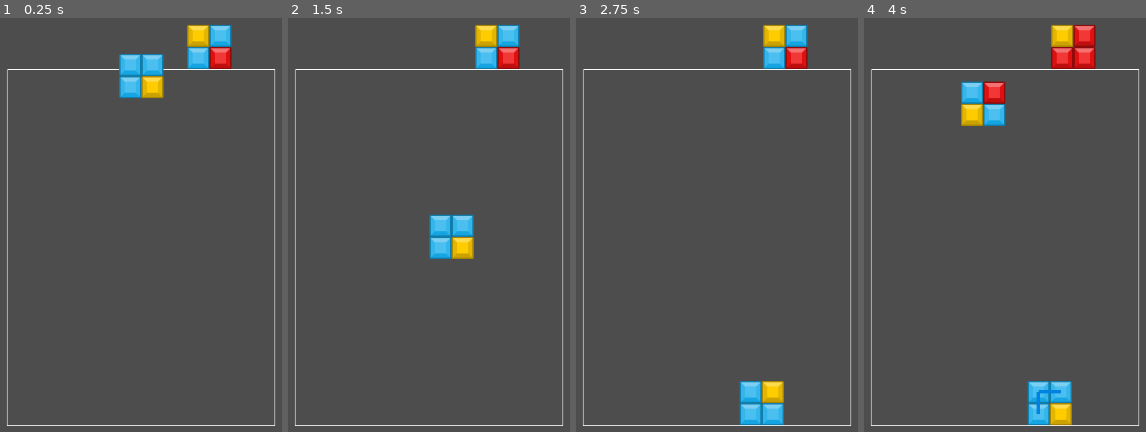
Above: before the commit, frames 1-4 (left to right).
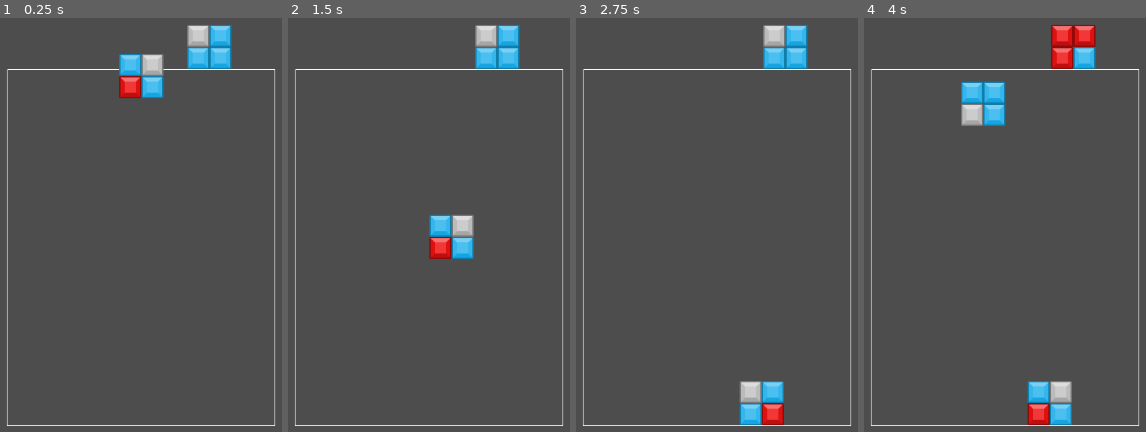
Above: after the commit, the same moments.

Repository: CosecantX/Looper
Game: Godot game, scene res://Scenes/game.tscn
Two runs of this game, one before a commit and one after it. Both use one fixed random seed, a clock stepped at 60 frames per second and the inputs below.
Inputs:
- Up to frame 1 (0.25 s): no input
- Up to frame 2 (1.5 s): hold Right (ui_right) 0.53-1.28 s; tap Z (rotate_ccw) at 0.6 s; hold Down (ui_down) from 1.28 s (still down); tap X (rotate_cw) at 1.35 s
- Up to frame 3 (2.75 s): release Down (ui_down) at 2.03 s; hold Right (ui_right) from 2.03 s (still down); tap Z (rotate_ccw) at 2.1 s
- Up to frame 4 (4 s): tap Enter at 2.75 s; tap X (rotate_cw) at 2.85 s; release Right (ui_right) at 3.53 s; hold Left (ui_left) from 3.53 s (still down); tap Z (rotate_ccw) at 3.6 s

The runs differ from the first frame. In frame 1, 2.1% of the frame differs, in the area x 42-83%, y 1-20%; in frame 2, 2.2%; in frame 3, 2.1%; in frame 4, 3.1%, in the area x 34-83%, y 1-99%.

Commit message:
changed block spawning

Diff:
--- a/Scenes/Blocks/block.gd
+++ b/Scenes/Blocks/block.gd
@@ -1,7 +1,7 @@
 extends Node2D
 class_name Block
 
-enum COLORS {RED, GREEN, BLUE, YELLOW}
+const COLORS = preload("res://Scenes/colors_enum.gd").colors
 
 @export var line_color : Color
 
--- /dev/null
+++ b/Scenes/Blocks/grey_block.tscn
@@ -0,0 +1,9 @@
+[gd_scene load_steps=3 format=3 uid="uid://dkbt17kwoljot"]
+
+[ext_resource type="PackedScene" uid="uid://b2ldquegp4vlb" path="res://Scenes/Blocks/block.tscn" id="1_blobn"]
+[ext_resource type="Texture2D" uid="uid://cwnjorbb0xkox" path="res://Assets/element_grey_square.png" id="2_j6vw4"]
+
+[node name="Block" instance=ExtResource("1_blobn")]
+texture = ExtResource("2_j6vw4")
+line_color = Color(1, 1, 1, 1)
+color = 4
--- a/Scenes/Board/board.gd
+++ b/Scenes/Board/board.gd
@@ -2,6 +2,8 @@
 
 # Collection of packed scenes for each block type
 @export var block_scenes : Array[PackedScene]
+# Grey block that won't connect or pop
+@export var grey_block_scene : PackedScene
 # Size of the board, in blocks
 @export var board_size := Vector2(14, 18)
 # Size of the blocks, in pixels
@@ -14,12 +16,16 @@
 @export var fall_speed_multiplier : float = 2
 # Width of line to draw between blocks
 @export var line_width : float = 5.0
+# Chance of spawning a grey block
+@export var grey_block_spawn_chance : float = 0.5
 
 # Timer that determines the amoount of time you can move the clump while it's on the floor
 @onready var grace_timer = $"Grace Timer"
 # Node that holds the next clump display's position
 @onready var next_clump_position = $"Next Clump"
 
+# Colors the blocks can be
+const COLORS = preload("res://Scenes/colors_enum.gd").colors
 # States the game board can be in
 enum states {CLUMP_FALLING, BLOCKS_FALLING, CHECKING_FOR_LOOPS}
 # Current state
@@ -96,23 +102,15 @@
 func initialize_clump() -> void:
 	clump_position.x = int(board_size.x / 2) - 1
 	clump_position.y = -2
-	clump = []
-	for i in range(4):
-		var random : int = randi_range(0, block_scenes.size() - 1)
-		clump.append(block_scenes[random].instantiate())
-	for i in range(4):
-		var random : int = randi_range(0, block_scenes.size() - 1)
-		next_clump.append(block_scenes[random].instantiate())
+	clump = fill_clump()
+	next_clump = fill_clump()
 
 # Initializes the clump, which stores blocks in a clockwise order starting at the top left corner
 func reset_clump() -> void:
 	clump_position.x = int(board_size.x / 2) - 1
 	clump_position.y = -2
 	clump = next_clump
-	next_clump = []
-	for i in range(4):
-		var random : int = randi_range(0, block_scenes.size() - 1)
-		next_clump.append(block_scenes[random].instantiate())
+	next_clump = fill_clump()
 
 # Draw board of static blocks
 func draw_board() -> void:
@@ -151,32 +149,53 @@
 	for x in board_size.x:
 		for y in board_size.y:
 			if get_if_board_with_borders(Vector2i(x, y)):
-				var line_color = get_board(Vector2i(x, y)).line_color
-				# Check and draw lines for matching block to the right
-				if get_if_board_without_borders(Vector2i(x + 1, y)):
-					var right_block = get_board(Vector2i(x + 1, y))
-					if line_color == right_block.line_color:
-						var starting_block_midpoint = Vector2((x * block_size.x) + (block_size.x / 2), (y * block_size.y) + (block_size.y / 2))
-						var ending_block_midpoint = Vector2(((x + 1) * block_size.x) + (block_size.x / 2), (y * block_size.y) + (block_size.y / 2))
-						draw_line(starting_block_midpoint, ending_block_midpoint,line_color, line_width)
-				# Check and draw lines for matching block below
-				if get_if_board_without_borders(Vector2i(x, y + 1)):
-					var below_block = get_board(Vector2i(x, y + 1))
-					if line_color == below_block.line_color:
-						var starting_block_midpoint = Vector2((x * block_size.x) + (block_size.x / 2), (y * block_size.y) + (block_size.y / 2))
-						var ending_block_midpoint = Vector2((x * block_size.x) + (block_size.x / 2), ((y + 1) * block_size.y) + (block_size.y / 2))
-						draw_line(starting_block_midpoint, ending_block_midpoint,line_color, line_width)
+				if get_board(Vector2i(x, y)).color != COLORS.GREY:
+					var line_color = get_board(Vector2i(x, y)).line_color
+					# Check and draw lines for matching block to the right
+					if get_if_board_without_borders(Vector2i(x + 1, y)):
+						var right_block = get_board(Vector2i(x + 1, y))
+						if line_color == right_block.line_color:
+							var starting_block_midpoint = Vector2((x * block_size.x) + (block_size.x / 2), (y * block_size.y) + (block_size.y / 2))
+							var ending_block_midpoint = Vector2(((x + 1) * block_size.x) + (block_size.x / 2), (y * block_size.y) + (block_size.y / 2))
+							draw_line(starting_block_midpoint, ending_block_midpoint,line_color, line_width)
+					# Check and draw lines for matching block below
+					if get_if_board_without_borders(Vector2i(x, y + 1)):
+						var below_block = get_board(Vector2i(x, y + 1))
+						if line_color == below_block.line_color:
+							var starting_block_midpoint = Vector2((x * block_size.x) + (block_size.x / 2), (y * block_size.y) + (block_size.y / 2))
+							var ending_block_midpoint = Vector2((x * block_size.x) + (block_size.x / 2), ((y + 1) * block_size.y) + (block_size.y / 2))
+							draw_line(starting_block_midpoint, ending_block_midpoint,line_color, line_width)
+
+func fill_clump() -> Array[Block]:
+	var block_array : Array[Block]
+	var random : float = randf()
+	# Case if no grey block spawned
+	if random > grey_block_spawn_chance:
+		for i in range(4):
+			var random_block : int = randi_range(0, block_scenes.size() - 1)
+			block_array.append(block_scenes[random_block].instantiate())
+	# Case if grey block spawned
+	else:
+		var spawn_num = randi_range(0, 3)
+		for i in range(4):
+			if i == spawn_num:
+				block_array.append(grey_block_scene.instantiate())
+			else:
+				var random_block : int = randi_range(0, block_scenes.size() - 1)
+				block_array.append(block_scenes[random_block].instantiate())
+	return block_array
 
 func check_for_loops() -> void:
 	for x in board_size.x:
 		for y in board_size.y:
 			if get_if_board_without_borders(Vector2i(x, y)):
 				if not get_board(Vector2i(x, y)).visited:
-					var path : Array[Block] = []
-					search(get_board(Vector2i(x, y)), get_board(Vector2i(x, y)), path)
-					if loop_found:
-						handle_loop(path)
-					loop_found = false
+					if get_board(Vector2i(x,y)).color != COLORS.GREY:
+						var path : Array[Block] = []
+						search(get_board(Vector2i(x, y)), get_board(Vector2i(x, y)), path)
+						if loop_found:
+							handle_loop(path)
+						loop_found = false
 	reset_visited()
 
 func search(current_block : Block, previous_block : Block, path : Array) -> void:
--- a/Scenes/Board/board.tscn
+++ b/Scenes/Board/board.tscn
@@ -3,11 +3,19 @@
 [ext_resource type="Script" path="res://Scenes/Board/board.gd" id="1_bra8i"]
 [ext_resource type="PackedScene" uid="uid://cnbbl4cfwc5c7" path="res://Scenes/Blocks/red_block.tscn" id="2_ov624"]
 [ext_resource type="PackedScene" uid="uid://imbgy13xlrrs" path="res://Scenes/Blocks/blue_block.tscn" id="4_6040b"]
-[ext_resource type="PackedScene" uid="uid://hjpcd3voi1ft" path="res://Scenes/Blocks/yellow_block.tscn" id="4_kdrfb"]
+[ext_resource type="PackedScene" uid="uid://dkbt17kwoljot" path="res://Scenes/Blocks/grey_block.tscn" id="4_el56e"]
 
 [node name="Board" type="Node2D"]
 script = ExtResource("1_bra8i")
-block_scenes = Array[PackedScene]([ExtResource("2_ov624"), ExtResource("4_6040b"), ExtResource("4_kdrfb")])
+block_scenes = Array[PackedScene]([ExtResource("2_ov624"), ExtResource("4_6040b")])
+grey_block_scene = ExtResource("4_el56e")
+board_size = null
+block_size = null
+initial_fall_speed = null
+fall_acceleration = null
+fall_speed_multiplier = null
+line_width = null
+grey_block_spawn_chance = null
 
 [node name="Grace Timer" type="Timer" parent="."]
 one_shot = true
--- /dev/null
+++ b/Scenes/colors_enum.gd
@@ -0,0 +1,2 @@
+extends Resource
+enum colors {RED, GREEN, BLUE, YELLOW, GREY}
